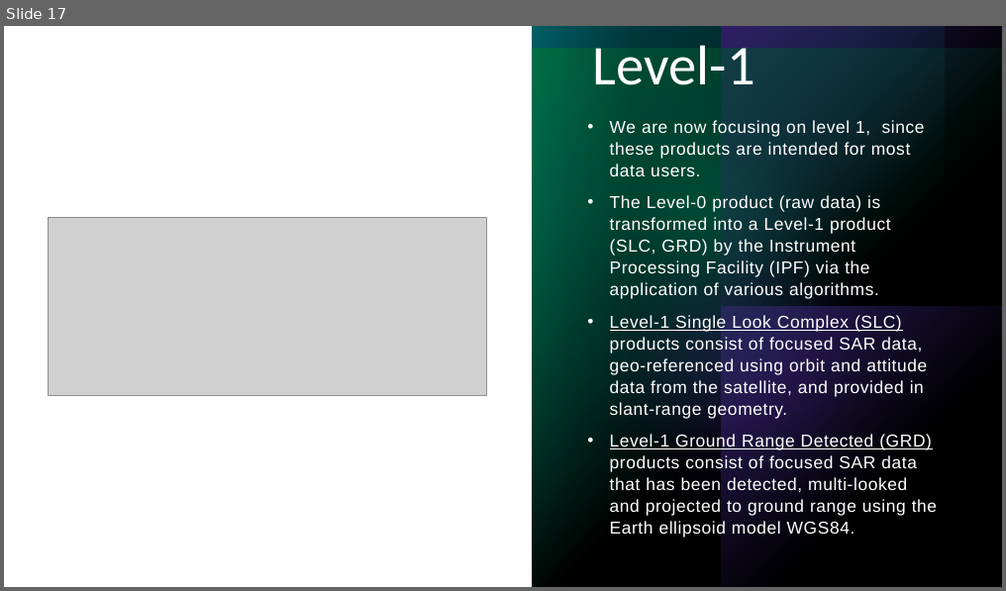
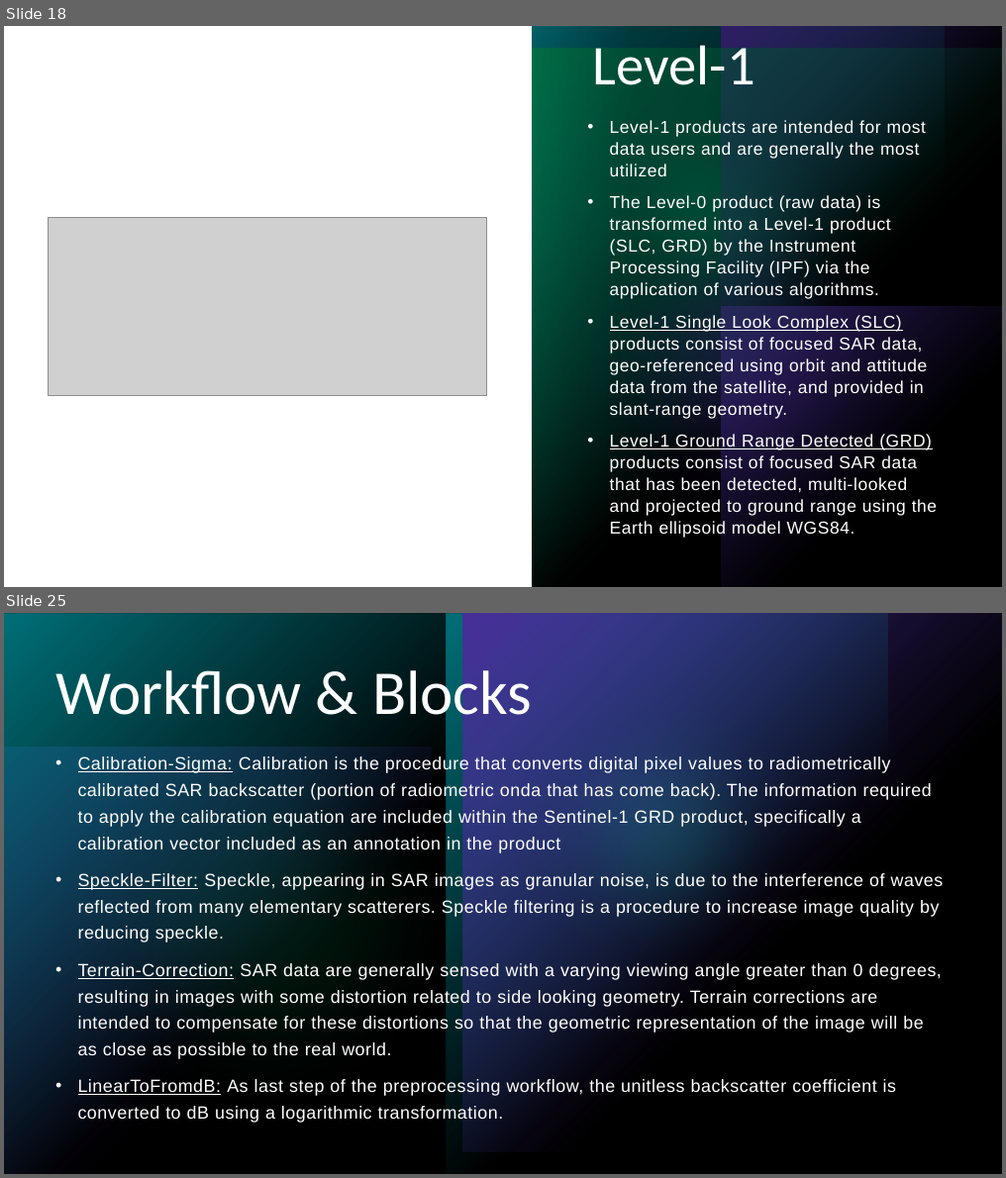
Before and after one commit to GnR98/WASDI-FadeOut, a slide deck: docs/ref/Presentazione_Sentinel1.pptx. Shown one above the other, each under a label of ours: slide 17 before the commit, slides 18 and 25 after it; the slides between them are not shown. The pictures are 1006x591 and 1006x1178 pixels, drawn with LibreOffice and Linux fonts; fonts in the diff are those of the drawing; grey boxes stand for pictures. Boxes give left, top, right and bottom in pixels: in the first picture for what was removed or moved away, otherwise in the second. Text is boxed around its words. In the diff, an @@ line names an element or a change of style, - is before the commit and + after.

```diff
--- a/docs/ref/Presentazione_Sentinel1.pptx
+++ b/docs/ref/Presentazione_Sentinel1.pptx
@@ slide 25 added at (x1=4, y1=613, x2=1002, y2=1174), background #000000; not listed: 5 template elements that a slide beside it also shows @@
@@ rectangle added at (x1=4, y1=613, x2=1002, y2=1174), fill #000000 at 40% opacity @@
@@ title added at (x1=55, y1=663, x2=532, y2=730), 60 pt, text #FFFFFF @@
+Workflow & Blocks
@@ ellipse added at (x1=475, y1=646, x2=829, y2=998), fill #00D17D at 60% opacity @@
@@ text added at (x1=78, y1=757, x2=944, y2=1123), 17 pt, text #FFFFFF @@
+• Calibration-Sigma: Calibration is the procedure that converts digital pixel values to radiometrically calibrated SAR backscatter (portion of radiometric onda that has come back). The information required to apply the calibration equation are included within the Sentinel-1 GRD product, specifically a calibration vector included as an annotation in the product
+• Speckle-Filter: Speckle, appearing in SAR images as granular noise, is due to the interference of waves reflected from many elementary scatterers. Speckle filtering is a procedure to increase image quality by reducing speckle.
+• Terrain-Correction: SAR data are generally sensed with a varying viewing angle greater than 0 degrees, resulting in images with some distortion related to side looking geometry. Terrain corrections are intended to compensate for these distortions so that the geometric representation of the image will be as close as possible to the real world.
+• LinearToFromdB: As last step of the preprocessing workflow, the unitless backscatter coefficient is converted to dB using a logarithmic transformation.
@@ what was slide 17 is now slide 18 @@
@@ slide 18 changed as well @@
@@ text at (x1=610, y1=120, x2=926, y2=176): text changed @@
-• We are now focusing on level 1, since these products are intended for most data users.
+• Level-1 products are intended for most data users and are generally the most utilized
```
Also in this commit, not shown: 15 other slides changed, 9 other slides added, 2 slides removed.
